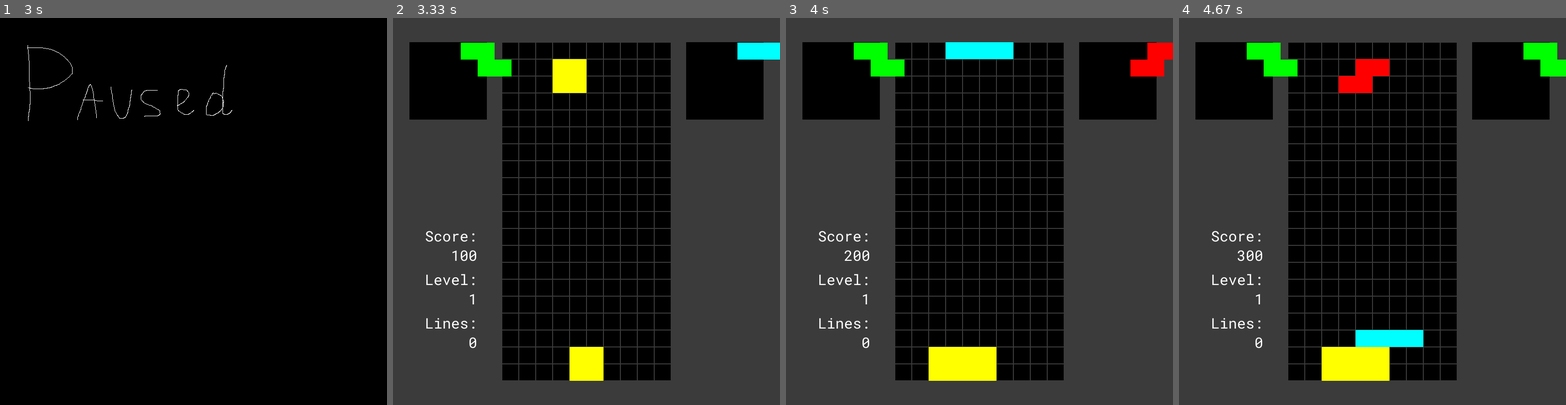
Above: before the commit, frames 1-4 (left to right).
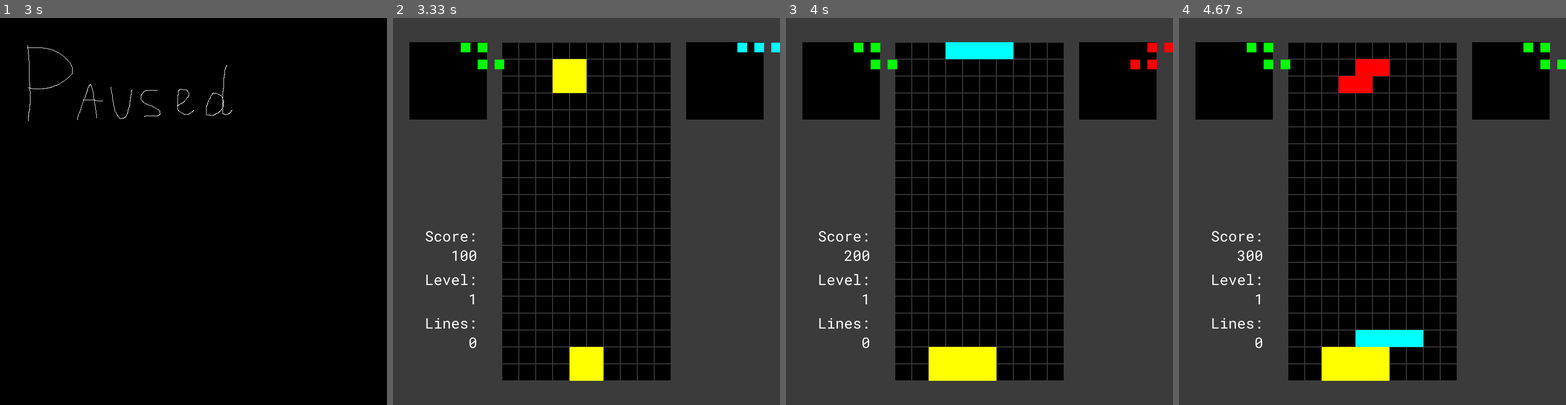
Above: after the commit, the same moments.

Repository: mkgorka12/pygame_tetris
Game: pygame game, started from main.py
Two runs of this game, one before a commit and one after it. Both use one fixed random seed, a clock stepped at 60 frames per second and the inputs below.
Inputs:
- Up to frame 1 (3 s): tap Space at 0.33 s; hold Right 0.67-1.13 s; hold Up 1.17-1.63 s; tap C at 1.67 s; hold Left from 2.5 s (still down)
- Up to frame 2 (3.33 s): release Left at 3.03 s; tap P at 3.07 s
- Up to frame 3 (4 s): hold Left 3.4-3.87 s; hold Up from 3.9 s (still down); tap Space at 3.97 s
- Up to frame 4 (4.67 s): release Up at 4.27 s; hold Right from 4.3 s (still down); tap Space at 4.37 s

Frame 1 is identical in both runs. In frame 2, 0.8% of the frame differs, in the area x 17-100%, y 6-16%; in frame 3, 0.9%; in frame 4, 0.9%.

Commit message:
saving progress before big class changes

Diff:
--- a/classes.py
+++ b/classes.py
@@ -6,24 +6,24 @@
 import math
 
 class Block(pygame.sprite.Sprite):
-    def __init__(self, background: pygame.Rect, color: str, coords = (0, 0)):
+    def __init__(self, coords: tuple[int, int], size: int, color = "Black"):
         super().__init__()
 
-        self.image = pygame.surface.Surface((constants.CRATE_LEN, constants.CRATE_LEN)).convert()
+        self.image = pygame.surface.Surface((size, size)).convert()
         self.image.fill(color=color)
 
-        coords = (background.left + 1 + (coords[0] * constants.CRATE_LEN), background.top + 1 + (coords[1] * constants.CRATE_LEN))
         self.rect = self.image.get_rect(topleft = coords)
 
 class Shape(pygame.sprite.Group):
-    def __init__(self, playArea: pygame.Rect, shape = None):
+    def __init__(self, playArea: pygame.Rect, size = constants.CRATE_LEN, shape = None):
         super().__init__(self)
 
         self.playArea = playArea
         self.shape = shape if shape != None else choice(list(constants.SHAPES_COLORS))
 
         for i in range(4):
-            self.add(Block(playArea, constants.SHAPES_COLORS[self.shape], constants.SHAPES_COORDS[self.shape][i]))
+            coords = (playArea.left + 1 + (constants.SHAPES_COORDS[self.shape][i][0] * constants.CRATE_LEN), playArea.top + 1 + (constants.SHAPES_COORDS[self.shape][i][1] * constants.CRATE_LEN))
+            self.add(Block(coords, size, constants.SHAPES_COLORS[self.shape]))
 
 class Ground(pygame.sprite.Group):
     def __init__(self, playArea: pygame.Rect):
@@ -33,7 +33,7 @@
         self.lines = 0
 
     def update(self):
-        colisionBlock = Block(self.playArea, "Black")
+        colisionBlock = Block((self.playArea.left + 1, self.playArea.top + 1), constants.CRATE_LEN)
 
         for i in range(constants.ROWS):
             colisionBlock.rect.x = self.playArea.left + 1
@@ -84,7 +84,8 @@
             self.nextShape = choice([shape for shape in constants.SHAPES_COLORS.keys() if shape is not self.shape])
 
             for i in range(4):
-                self.add(Block(self.playArea, constants.SHAPES_COLORS[self.shape], constants.SHAPES_COORDS[self.shape][i]))
+                coords = (self.playArea.left + 1 + (constants.SHAPES_COORDS[self.shape][i][0] * constants.CRATE_LEN), self.playArea.top + 1 + (constants.SHAPES_COORDS[self.shape][i][1] * constants.CRATE_LEN))
+                self.add(Block(coords, constants.CRATE_LEN, constants.SHAPES_COLORS[self.shape]))
 
             self.canHold = True
 
@@ -113,7 +114,8 @@
                 self.nextShape = choice([shape for shape in constants.SHAPES_COLORS.keys() if shape is not self.shape])
 
             for i in range(4):
-                self.add(Block(self.playArea, constants.SHAPES_COLORS[self.shape], constants.SHAPES_COORDS[self.shape][i]))
+                coords = (self.playArea.left + 1 + (constants.SHAPES_COORDS[self.shape][i][0] * constants.CRATE_LEN), self.playArea.top + 1 + (constants.SHAPES_COORDS[self.shape][i][1] * constants.CRATE_LEN))
+                self.add(Block(coords, constants.CRATE_LEN, constants.SHAPES_COLORS[self.shape]))
 
             self.canHold = False
 
--- a/main.py
+++ b/main.py
@@ -98,12 +98,12 @@
         screen.blit(scores[2][0], scores[2][1])
 
         screen.blit(nextShape_surf, nextShape_rect)
-        nextShape = classes.Shape(nextShape_rect, player_group.nextShape)
+        nextShape = classes.Shape(nextShape_rect, size=20, shape=player_group.nextShape)
         nextShape.draw(screen)
 
         screen.blit(holded_surf, holded_rect)
         if player_group.holded != None:
-            holded = classes.Shape(holded_rect, player_group.holded)
+            holded = classes.Shape(holded_rect, size=20, shape=player_group.holded)
             holded.draw(screen)
 
         player_group.draw(screen)
Not shown, changed: readMe.md
